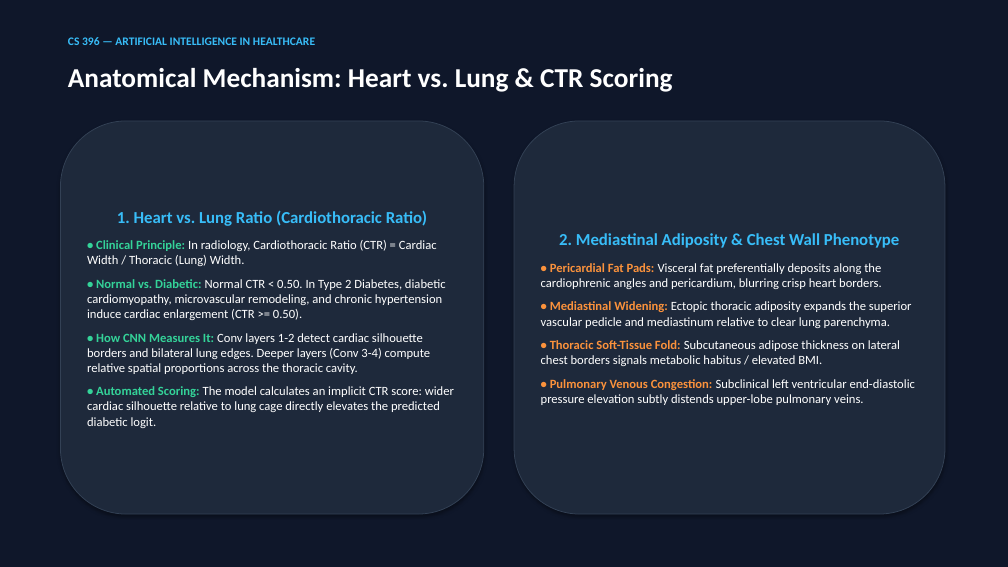
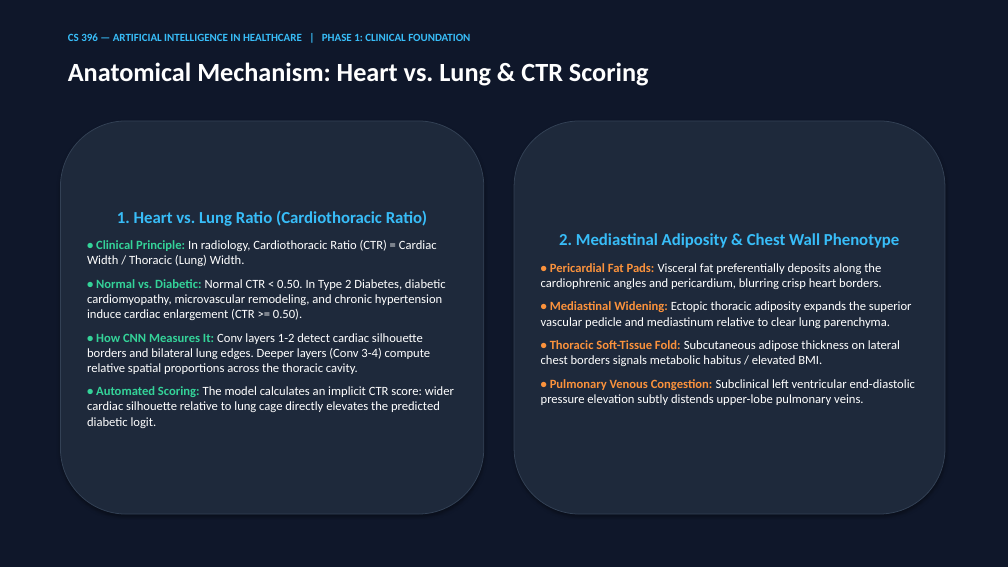
Before and after one commit to UnusualGelo/Oppurtunistic_Detection_of_Type_II_Diabetes, a slide deck: slide 3 of malek_and_angelo/malek/Malek_T2D_CNN_Presentation.pptx (slide 2 before the commit). Drawn at 1008x567 pixels with LibreOffice and Linux fonts; fonts in the diff are those of the drawing. Boxes give left, top, right and bottom in pixels: in the first picture for what was removed or moved away, otherwise in the second. Text is boxed around its words. In the diff, an @@ line names an element or a change of style, - is before the commit and + after.

Commit message:
feat(slides): add 5-phase experimental progress roadmap and phase milestone headers across all 11 slides

```diff
--- a/malek_and_angelo/malek/Malek_T2D_CNN_Presentation.pptx
+++ b/malek_and_angelo/malek/Malek_T2D_CNN_Presentation.pptx
@@ text "Anatomical Mechanism: Heart vs. Lung ..." at [68, 62, 649, 86]: size 26 to 25 pt @@
@@ text at [68, 33, 470, 41]: text changed; size 11 to 10.5 pt @@
-CS 396 — ARTIFICIAL INTELLIGENCE IN HEALTHCARE
+CS 396 — ARTIFICIAL INTELLIGENCE IN HEALTHCARE | PHASE 1: CLINICAL FOUNDATION
```
Also in this commit, not shown: 8 other slides changed, 2 slides added, 1 slide removed, 1 other file.
